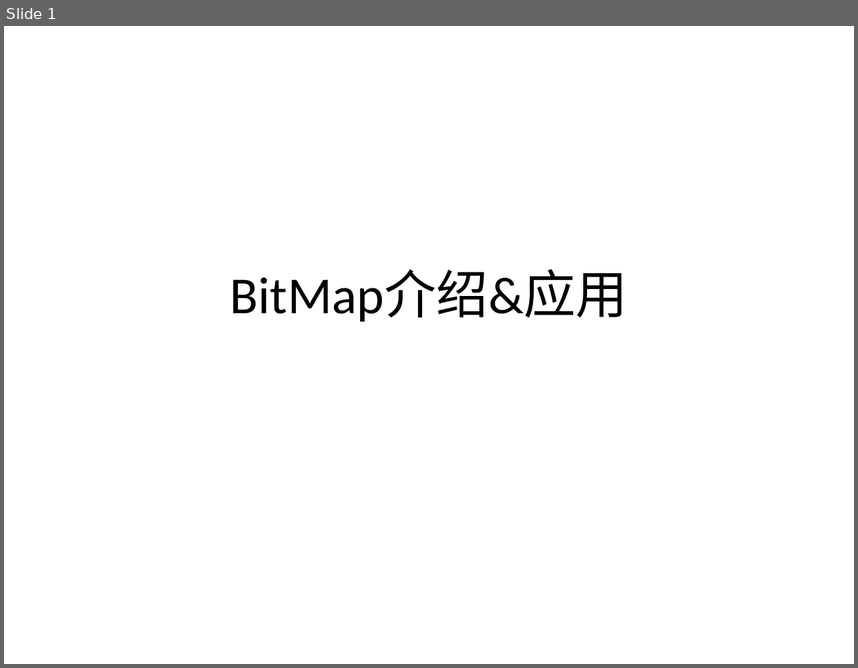
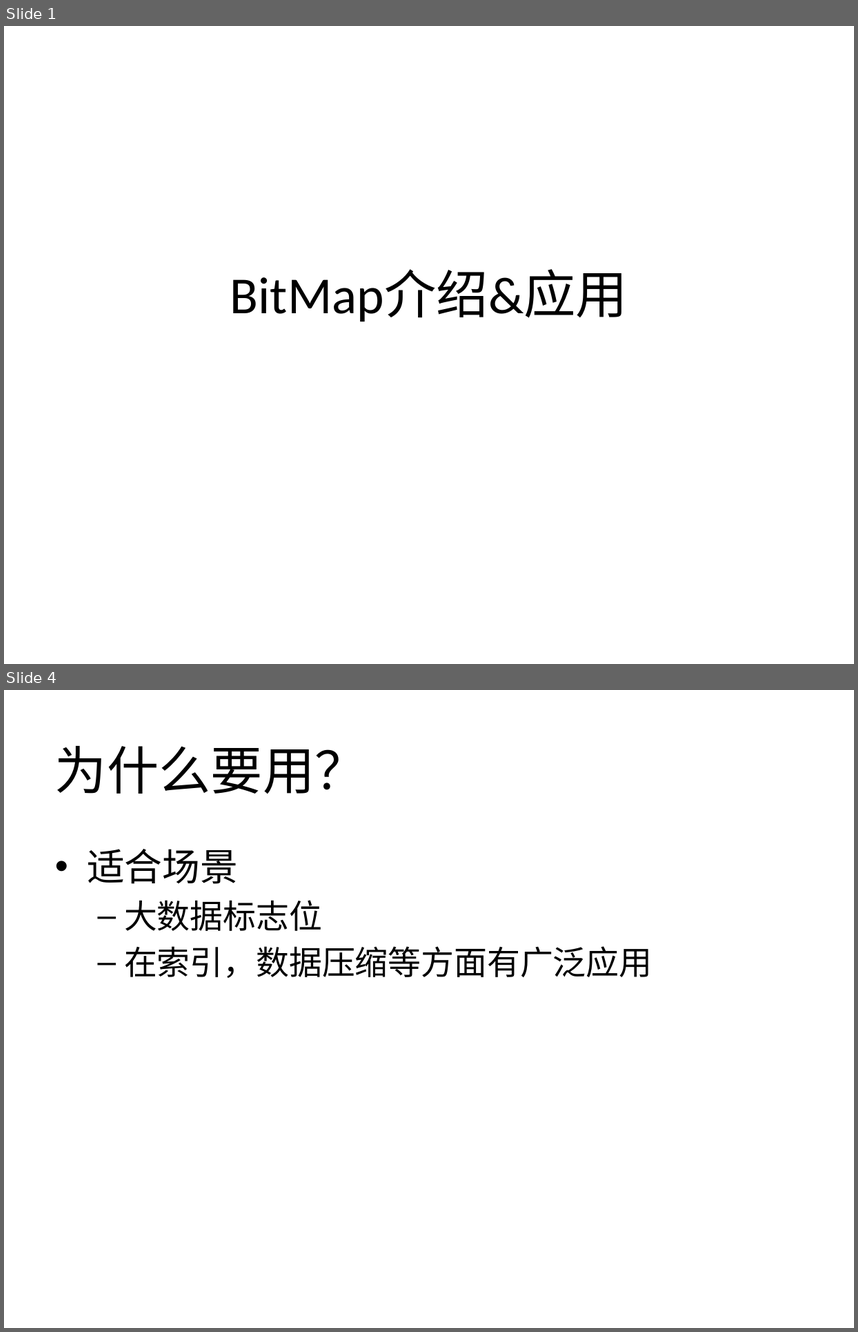
Before and after one commit to gastonwu/cgithub, a slide deck: _release/bitmap/BitMap介绍&应用.pptx. Shown one above the other, each under a label of ours: slide 1 before the commit, slides 1 and 4 after it; the slides between them are not shown. The pictures are 858x668 and 858x1332 pixels, drawn with LibreOffice and Linux fonts; fonts in the diff are those of the drawing. Boxes give left, top, right and bottom in pixels: in the first picture for what was removed or moved away, otherwise in the second. Text is boxed around its words. In the diff, an @@ line names an element or a change of style, - is before the commit and + after.

```diff
--- a/_release/bitmap/BitMap介绍&应用.pptx
+++ b/_release/bitmap/BitMap介绍&应用.pptx
@@ slide 4 added at box(4, 690, 854, 1328), background #FFFFFF @@
@@ title added at box(55, 746, 367, 793), 44 pt, text #000000 @@
+为什么要用？
@@ text added at box(87, 849, 653, 978), 28 pt, text #000000 @@
+• 适合场景
+  – 大数据标志位
+  – 在索引，数据压缩等方面有广泛应用
```
Also in this commit, not shown: 4 slides changed, 3 other slides added, 1 slide removed, 5 other files.
